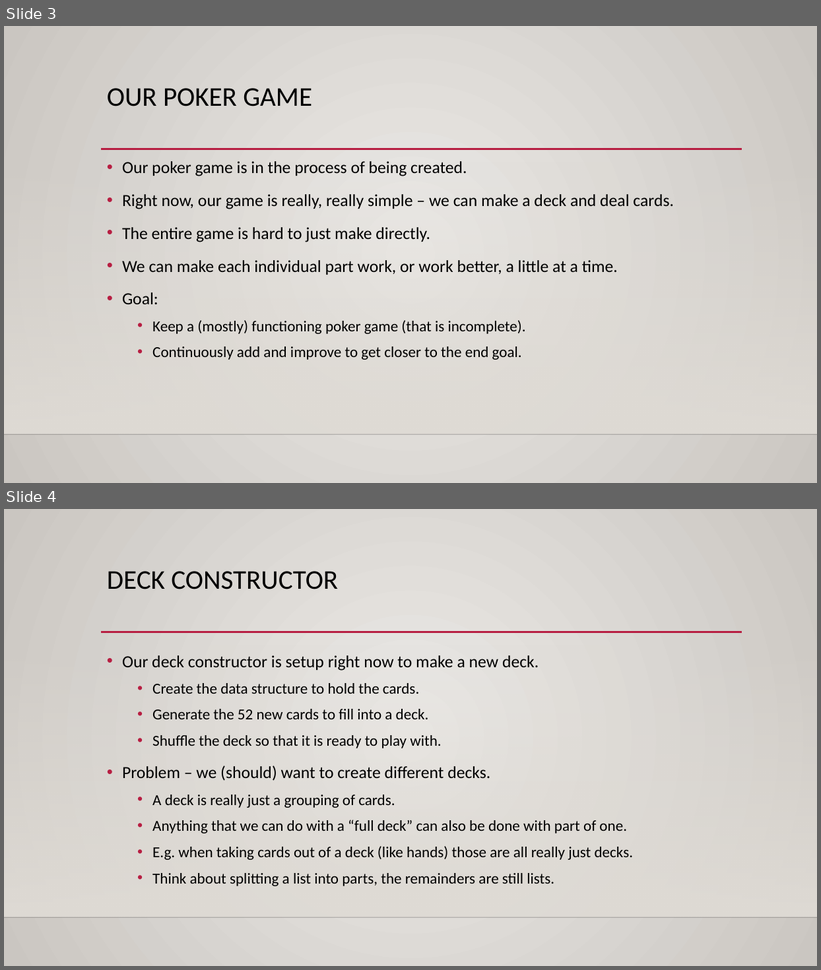
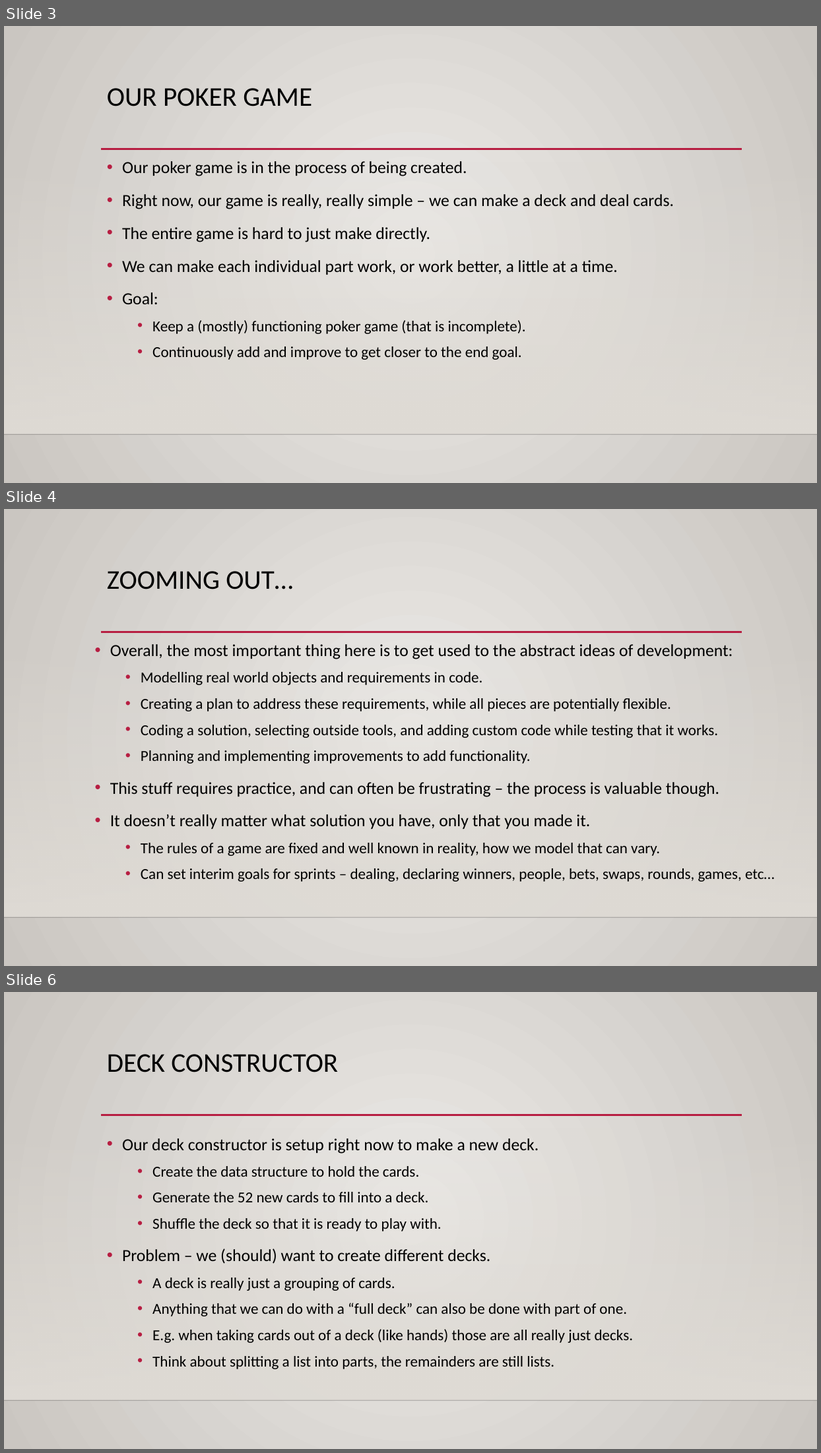
Before and after one commit to AkeemSemperDataScience/Programming_Basics_for_Machine_Learning_Students, a slide deck: reference_material/slides/018_cards_2.pptx. Shown one above the other, each under a label of ours: slides 3 and 4 before the commit, slides 3, 4 and 6 after it; the slides between them are not shown. The pictures are 821x970 and 821x1453 pixels, drawn with LibreOffice and Linux fonts; fonts in the diff are those of the drawing; background and template pictures are left out. Boxes give left, top, right and bottom in pixels: in the first picture for what was removed or moved away, otherwise in the second. Text is boxed around its words. In the diff, an @@ line names an element or a change of style, - is before the commit and + after.

```diff
--- a/reference_material/slides/018_cards_2.pptx
+++ b/reference_material/slides/018_cards_2.pptx
@@ slide 4 added at (4,509,817,966), background gradient #ECEAE7 to #CAC7C1; not listed: 3 template elements that a slide beside it also shows @@
@@ title added at (107,571,293,590), 32 pt, text #000000 @@
+ZOOMING OUT…
@@ text added at (110,644,775,882), 18 pt, text #000000 @@
+• Overall, the most important thing here is to get used to the abstract ideas of development:
+  • Modelling real world objects and requirements in code.
+  • Creating a plan to address these requirements, while all pieces are potentially flexible.
+  • Coding a solution, selecting outside tools, and adding custom code while testing that it works.
+  • Planning and implementing improvements to add functionality.
+• This stuff requires practice, and can often be frustrating – the process is valuable though.
+• It doesn’t really matter what solution you have, only that you made it.
+  • The rules of a game are fixed and well known in reality, how we model that can vary.
+  • Can set interim goals for sprints – dealing, declaring winners, people, bets, swaps, rounds, games, etc…
@@ what was slide 4 is now slide 6 @@
```
Also in this commit, not shown: 6 slides changed, 1 other slide added, 4 other files.
